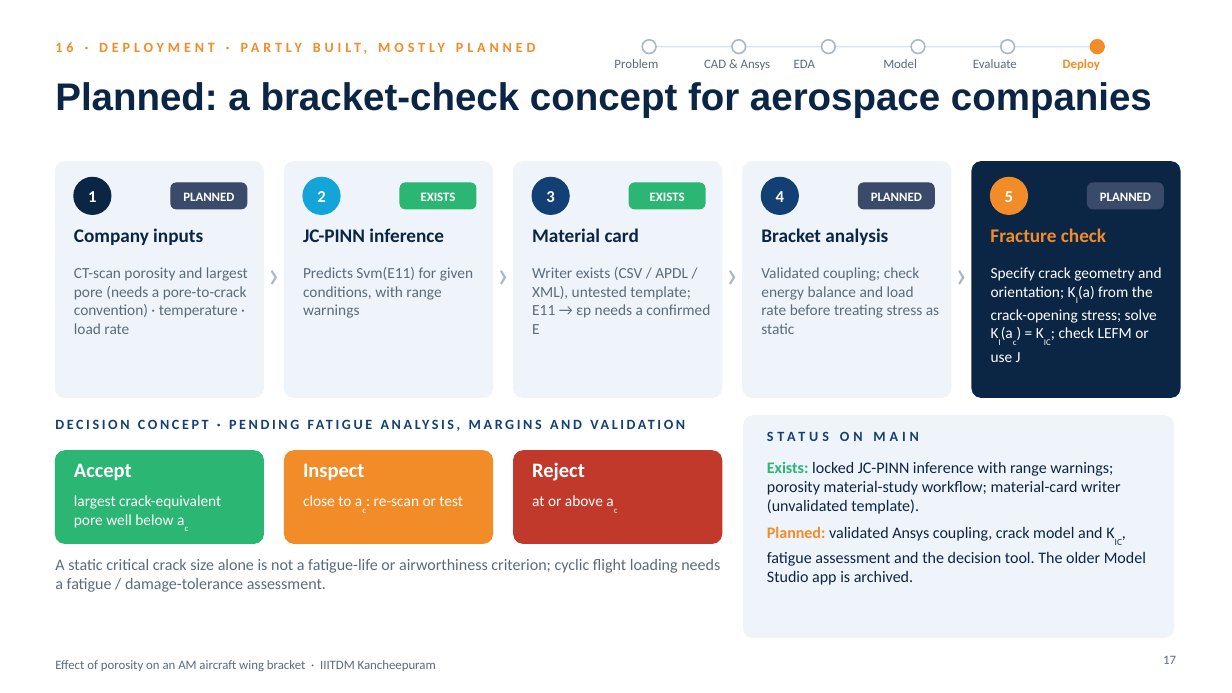
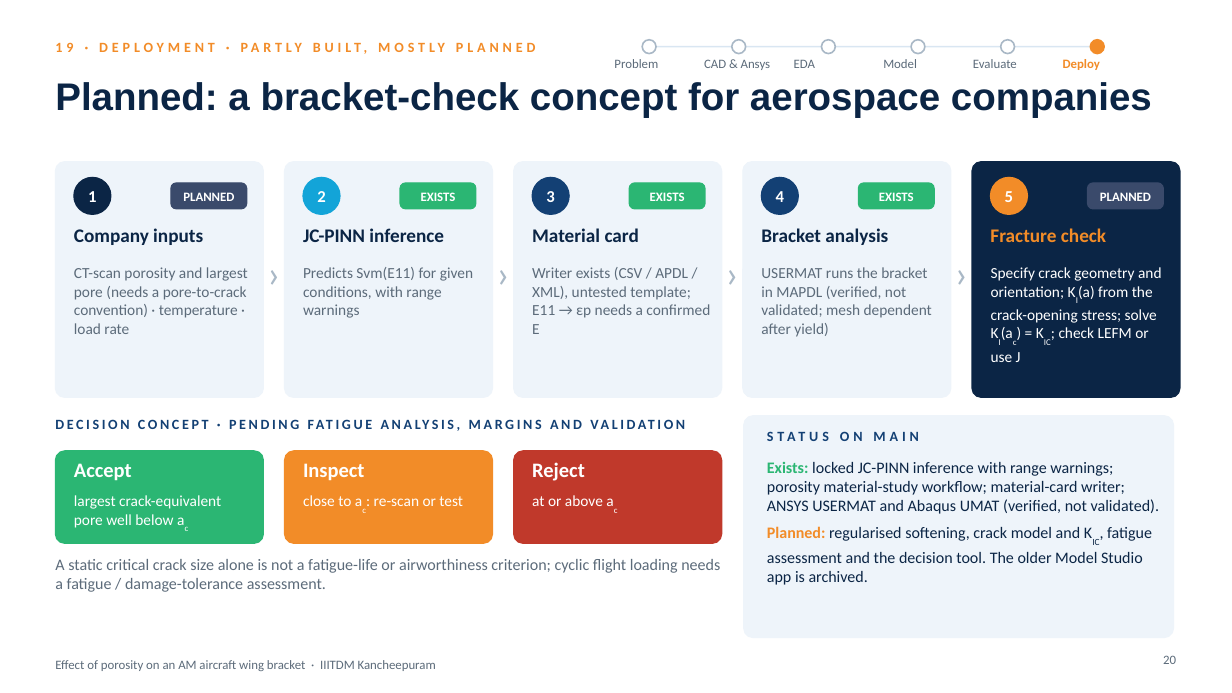
Before and after one commit to SaravananRamar06/MMM-ML, a slide deck: slide 20 of presentation/Final Presentation - Porosity in an AM Wing Bracket (corrected).pptx (slide 17 before the commit). Drawn at 1232x693 pixels with LibreOffice and Linux fonts; fonts in the diff are those of the drawing. Boxes give left, top, right and bottom in pixels: in the first picture for what was removed or moved away, otherwise in the second. Text is boxed around its words. In the diff, an @@ line names an element or a change of style, - is before the commit and + after.

```diff
--- a/presentation/Final Presentation - Porosity in an AM Wing Bracket (corrected).pptx
+++ b/presentation/Final Presentation - Porosity in an AM Wing Bracket (corrected).pptx
@@ text at <box>55,39,592,65</box>: text changed @@
-16 · DEPLOYMENT · PARTLY BUILT, MOSTLY PLANNED
+19 · DEPLOYMENT · PARTLY BUILT, MOSTLY PLANNED
@@ rounded rectangle at <box>859,183,934,209</box>: fill #3A4A6B to #2BB673; outline #3A4A6B 1 pt to #2BB673 1 pt @@
@@ text at <box>879,192,914,201</box>: text changed @@
-PLANNED
+EXISTS
@@ text at <box>761,267,932,337</box>: text changed @@
-Validated coupling; check energy balance and load rate before treating stress as static
+USERMAT runs the bracket in MAPDL (verified, not validated; mesh dependent after yield)
@@ text at <box>767,462,1159,585</box>: text changed @@
-Exists: locked JC-PINN inference with range warnings; porosity material-study workflow; material-card writer (unvalidated template).
-Planned: validated Ansys coupling, crack model and KIC, fatigue assessment and the decision tool. The older Model Studio app is archived.
+Exists: locked JC-PINN inference with range warnings; porosity material-study workflow; material-card writer; ANSYS USERMAT and Abaqus UMAT (verified, not validated).
+Planned: regularised softening, crack model and KIC, fatigue assessment and the decision tool. The older Model Studio app is archived.
@@ page number at <box>1163,655,1176,664</box>: text changed @@
-17
+20
```
Also in this commit, not shown: 9 other slides changed, 3 slides added, 3 other files.
